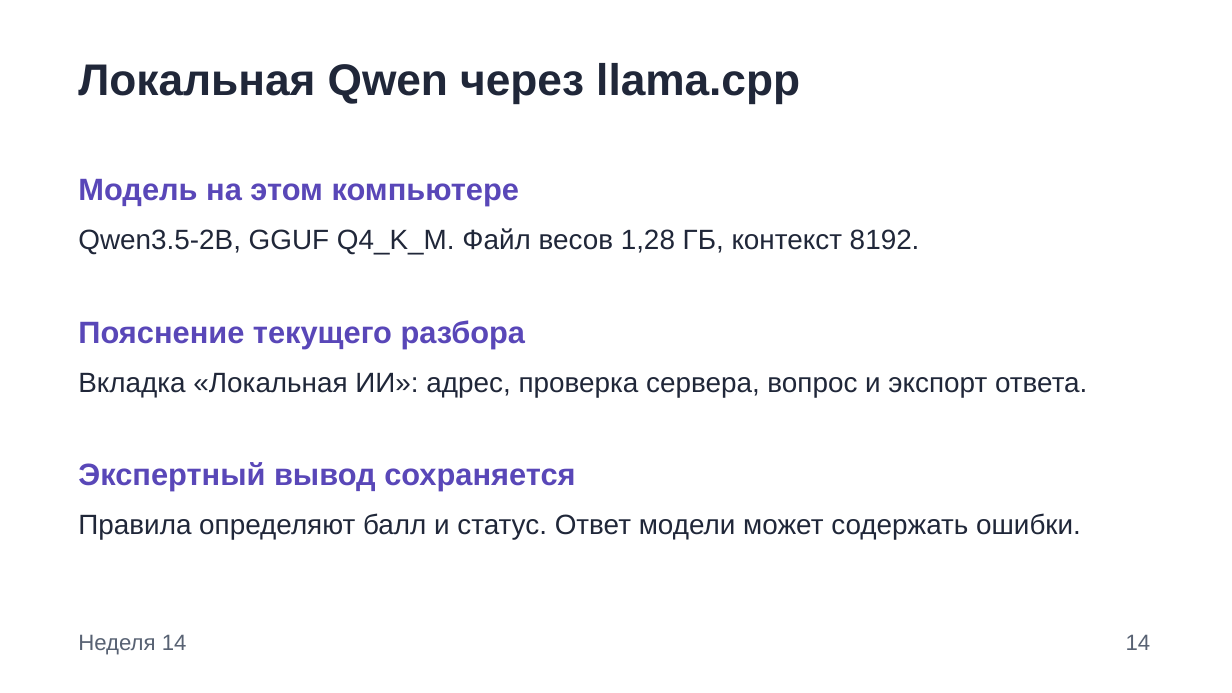
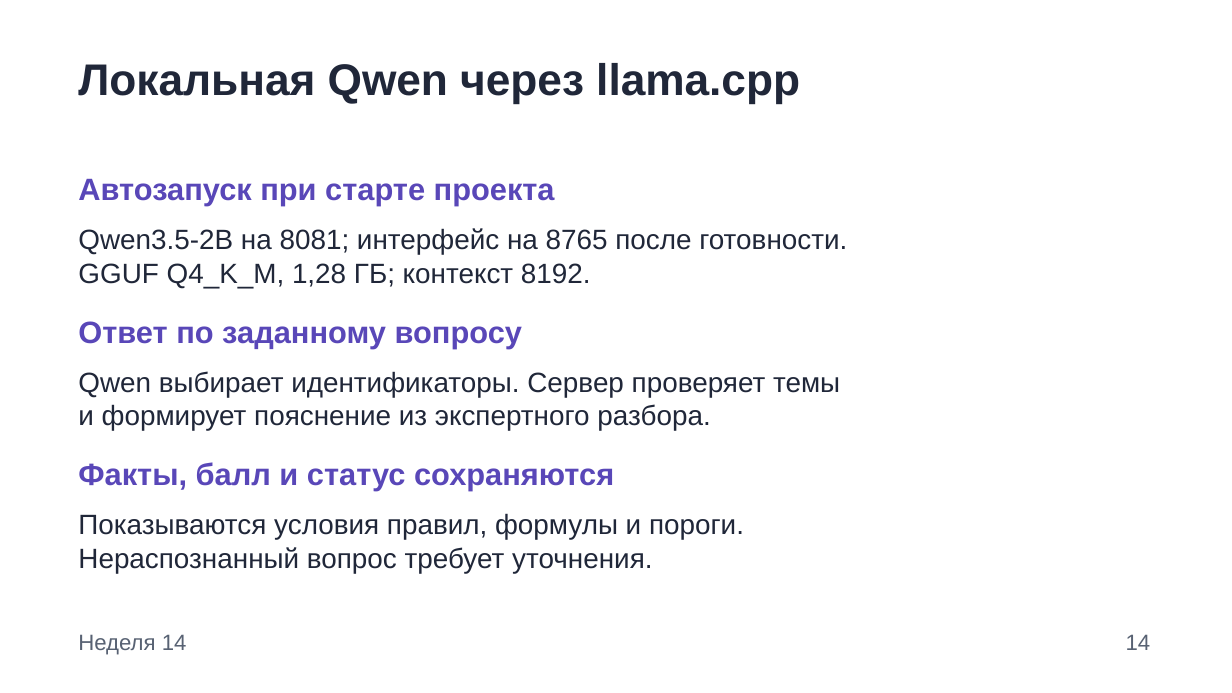
Before and after one commit to OverlordCrowley/SII, a slide deck: slide 14 of crypto-project-assistant/presentation/Cryptoscope_Weeks_04_15_Local_AI.pptx. Drawn at 1232x693 pixels with LibreOffice and Linux fonts; fonts in the diff are those of the drawing. Boxes give left, top, right and bottom in pixels: in the first picture for what was removed or moved away, otherwise in the second. Text is boxed around its words. In the diff, an @@ line names an element or a change of style, - is before the commit and + after.

```diff
--- a/crypto-project-assistant/presentation/Cryptoscope_Weeks_04_15_Local_AI.pptx
+++ b/crypto-project-assistant/presentation/Cryptoscope_Weeks_04_15_Local_AI.pptx
@@ text at bbox=[78, 179, 555, 206]: text changed @@
-Модель на этом компьютере
+Автозапуск при старте проекта
@@ text at bbox=[78, 228, 847, 288]: text changed @@
-Qwen3.5-2B, GGUF Q4_K_M. Файл весов 1,28 ГБ, контекст 8192.
+Qwen3.5-2B на 8081; интерфейс на 8765 после готовности.
+GGUF Q4_K_M, 1,28 ГБ; контекст 8192.
@@ text at bbox=[78, 321, 522, 348]: text changed @@
-Пояснение текущего разбора
+Ответ по заданному вопросу
@@ text at bbox=[78, 371, 840, 431]: text changed @@
-Вкладка «Локальная ИИ»: адрес, проверка сервера, вопрос и экспорт ответа.
+Qwen выбирает идентификаторы. Сервер проверяет темы
+и формирует пояснение из экспертного разбора.
@@ text at bbox=[78, 462, 614, 491]: text changed @@
-Экспертный вывод сохраняется
+Факты, балл и статус сохраняются
@@ text at bbox=[78, 513, 744, 573]: text changed @@
-Правила определяют балл и статус. Ответ модели может содержать ошибки.
+Показываются условия правил, формулы и пороги.
+Нераспознанный вопрос требует уточнения.
```
Also in this commit, not shown: 5 other slides changed, 37 other files.
